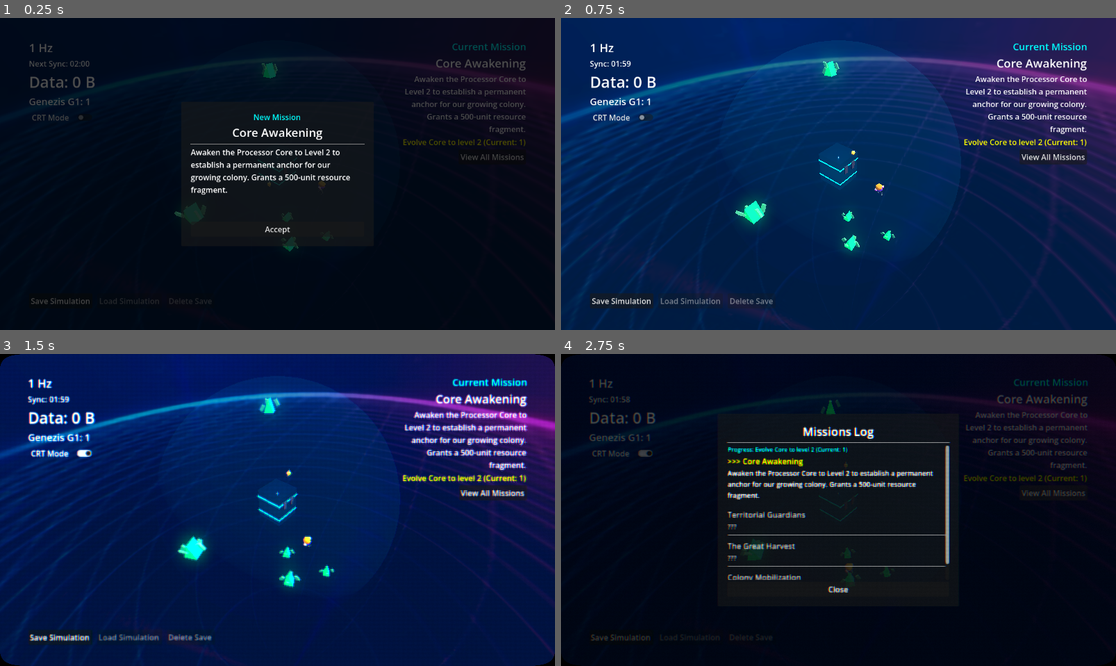
Above: before the commit, frames 1-4 (two rows, left to right).
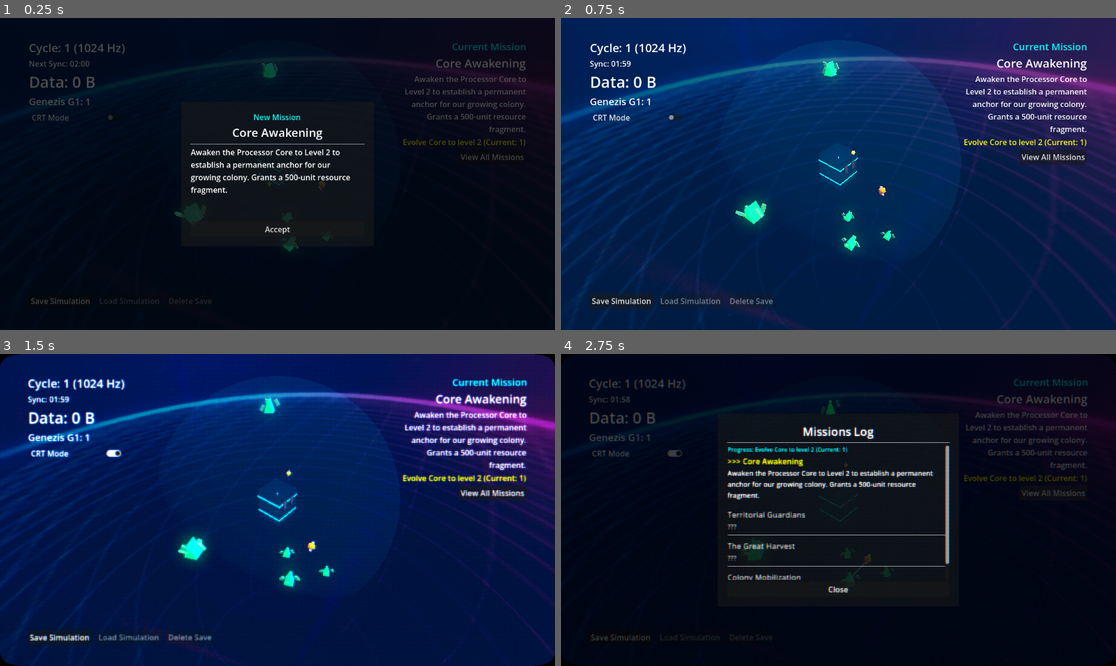
Above: after the commit, the same moments.

Repository: peterlavey/immanent
Game: Godot game, scene res://src/core/world/World.tscn
Same seed, same stepped clock (60 frames per second), same inputs: the game is played once before the commit and once after it. Sound files missing from this copy of the repository are replaced by a short silence.
Inputs:
- Up to frame 1 (0.25 s): no input
- Up to frame 2 (0.75 s): click "Accept" at 0.5 s
- Up to frame 3 (1.5 s): click "CRT Mode" at 1.25 s
- Up to frame 4 (2.75 s): click "View All Missions" at 2 s

The runs differ from the first frame. In frame 1, 0.2% of the frame differs, in the area x 5-23%, y 8-33%; in frame 2, 0.4%; in frame 3, 0.7%, in the area x 5-58%, y 7-64%; in frame 4, 0.4%.

Commit message:
Standardize time terminology: Replace "iteration" with "cycle" across all scripts, scenes, docs, and UI elements. Update related logic, signal names, save compatibility, and documentation for consistency with simulation theme.

Diff:
--- a/src/core/core/SaveManager.gd
+++ b/src/core/core/SaveManager.gd
@@ -240,7 +240,7 @@
 	var time_manager = get_tree().get_first_node_in_group("time_manager")
 	if time_manager:
 		return {
-			"current_iteration": time_manager.current_iteration,
+			"current_cycle": time_manager.current_cycle,
 			"remaining_time": time_manager.remaining_time
 		}
 	return {}
@@ -248,9 +248,14 @@
 func _apply_time_data(data: Dictionary) -> void:
 	var time_manager = get_tree().get_first_node_in_group("time_manager")
 	if time_manager and not data.is_empty():
-		time_manager.current_iteration = data.get("current_iteration", 1)
-		time_manager.remaining_time = data.get("remaining_time", time_manager.iteration_duration)
-		time_manager.iteration_started.emit(time_manager.current_iteration)
+		# Maintain backward compatibility with old saves if any
+		if data.has("current_iteration"):
+			time_manager.current_cycle = data.get("current_iteration", 1)
+		else:
+			time_manager.current_cycle = data.get("current_cycle", 1)
+
+		time_manager.remaining_time = data.get("remaining_time", time_manager.cycle_duration)
+		time_manager.cycle_started.emit(time_manager.current_cycle)
 
 func _vec3_to_dict(v: Vector3) -> Dictionary:
 	return {"x": v.x, "y": v.y, "z": v.z}
--- a/src/core/time_manager/TimeManager.gd
+++ b/src/core/time_manager/TimeManager.gd
@@ -1,14 +1,14 @@
 extends Node
 
-signal iteration_started(number: int)
-signal iteration_ended(number: int)
+signal cycle_started(number: int)
+signal cycle_ended(number: int)
 signal time_updated(remaining_seconds: float)
 signal theophania_requested()
 
-@export var iteration_duration: float = 120.0 # 2 minutes
-@export var theophania_frequency: int = 4 # Every 4 iterations
-var current_iteration: int = 1
-var remaining_time: float = iteration_duration
+@export var cycle_duration: float = 120.0 # 2 minutes
+@export var theophania_frequency: int = 4 # Every 4 cycles
+var current_cycle: int = 1
+var remaining_time: float = cycle_duration
 var is_running: bool = true
 
 func _process(delta: float) -> void:
@@ -17,20 +17,24 @@
 		time_updated.emit(remaining_time)
 
 		if remaining_time <= 0:
-			end_iteration()
+			end_cycle()
 
-func end_iteration() -> void:
-	iteration_ended.emit(current_iteration)
+func end_cycle() -> void:
+	cycle_ended.emit(current_cycle)
 
-	if current_iteration == 1 or current_iteration % theophania_frequency == 0:
+	if current_cycle == 1 or current_cycle % theophania_frequency == 0:
 		theophania_requested.emit()
 
-	current_iteration += 1
-	remaining_time = iteration_duration
-	iteration_started.emit(current_iteration)
-	print("Iteration started: ", current_iteration)
+	current_cycle += 1
+	remaining_time = cycle_duration
+	cycle_started.emit(current_cycle)
+	print("Cycle started: ", current_cycle)
 
 func get_hertz_display() -> String:
-	# Just a placeholder for "Hertz" based representation
-	# In a digital simulation, time can be seen as cycles
-	return str(current_iteration) + " Hz"
+	# Speed in Hz = 1 / cycle_duration (if 1 cycle is the base unit)
+	# But requirement says "speed at which these cycles occur"
+	# If 1 cycle is 120s, then speed is 1/120 Hz = 0.0083 Hz
+	# Maybe we can simulate a higher clock speed for visual immersion
+	# For now, let's use a base speed that scales slightly?
+	# Or just fixed 1024 Hz as a nod to the lore (1s = 1024 years)
+	return "1024 Hz"
--- a/src/core/world_manager/WorldManager.gd
+++ b/src/core/world_manager/WorldManager.gd
@@ -27,7 +27,7 @@
 	if core_node:
 		core_node.evolution_changed.connect(_on_core_evolution_changed)
 
-	time_manager.iteration_started.connect(_on_iteration_started)
+	time_manager.cycle_started.connect(_on_cycle_started)
 
 	# Skip initial spawn if we're loading a game
 	# We check if there's any G1 already (SaveManager might have spawned them)
@@ -46,10 +46,10 @@
 		_spawn_data_spots(5)
 		print("Evolution 1: Evolving simulation environment.")
 
-func _on_iteration_started(number: int) -> void:
+func _on_cycle_started(number: int) -> void:
 	_spawn_data_spots(5)
 
-	# Spawn enemies every 2 iterations after the first 3 iterations
+	# Spawn enemies every 2 cycles after the first 3 cycles
 	if number > 3 and number % 2 == 0:
 		_spawn_enemies()
 
--- a/src/ui/hud/HUD.gd
+++ b/src/ui/hud/HUD.gd
@@ -1,7 +1,7 @@
 extends CanvasLayer
 
 @onready var data_label = $MarginContainer/VBoxContainer/DataLabel
-@onready var iteration_label = $MarginContainer/VBoxContainer/IterationLabel
+@onready var cycle_label = $MarginContainer/VBoxContainer/CycleLabel
 @onready var timer_label = $MarginContainer/VBoxContainer/TimerLabel
 @onready var genezis_count_label = $MarginContainer/VBoxContainer/GenezisCountLabel
 
@@ -37,10 +37,10 @@
 	var time_manager = get_tree().get_first_node_in_group("time_manager")
 	if time_manager:
 		time_manager.time_updated.connect(_on_time_updated)
-		time_manager.iteration_started.connect(_on_iteration_started)
+		time_manager.cycle_started.connect(_on_cycle_started)
 		if not time_manager.theophania_requested.is_connected(_on_theophania_requested):
 			time_manager.theophania_requested.connect(_on_theophania_requested)
-		_on_iteration_started(time_manager.current_iteration)
+		_on_cycle_started(time_manager.current_cycle)
 
 	if upgrade_menu:
 		upgrade_menu.upgrade_purchased.connect(_on_upgrade_purchased)
@@ -221,8 +221,13 @@
 	var seconds = int(remaining) % 60
 	timer_label.text = "Sync: %02d:%02d" % [minutes, seconds]
 
-func _on_iteration_started(number: int) -> void:
-	iteration_label.text = str(number) + " Hz"
+func _on_cycle_started(number: int) -> void:
+	cycle_label.text = "Cycle: " + str(number)
+	# Also update hertz if we have a way to get it
+	var time_manager = get_tree().get_first_node_in_group("time_manager")
+	if time_manager:
+		# Assuming we want to show both Cycle and Hz
+		cycle_label.text += " (" + time_manager.get_hertz_display() + ")"
 
 func _on_mission_updated(m_name: String, m_desc: String, m_prog: String) -> void:
 	mission_name_label.text = m_name
--- a/src/ui/hud/HUD.tscn
+++ b/src/ui/hud/HUD.tscn
@@ -33,7 +33,7 @@
 size_flags_vertical = 0
 mouse_filter = 2
 
-[node name="IterationLabel" type="Label" parent="MarginContainer/VBoxContainer"]
+[node name="CycleLabel" type="Label" parent="MarginContainer/VBoxContainer"]
 layout_mode = 2
 theme_override_font_sizes/font_size = 24
 text = "1 Hz"
Not shown, changed: README.md
Not shown, changed: docs/plan.md
Not shown, changed: docs/requirements.md
Not shown, changed: docs/tasks.md
